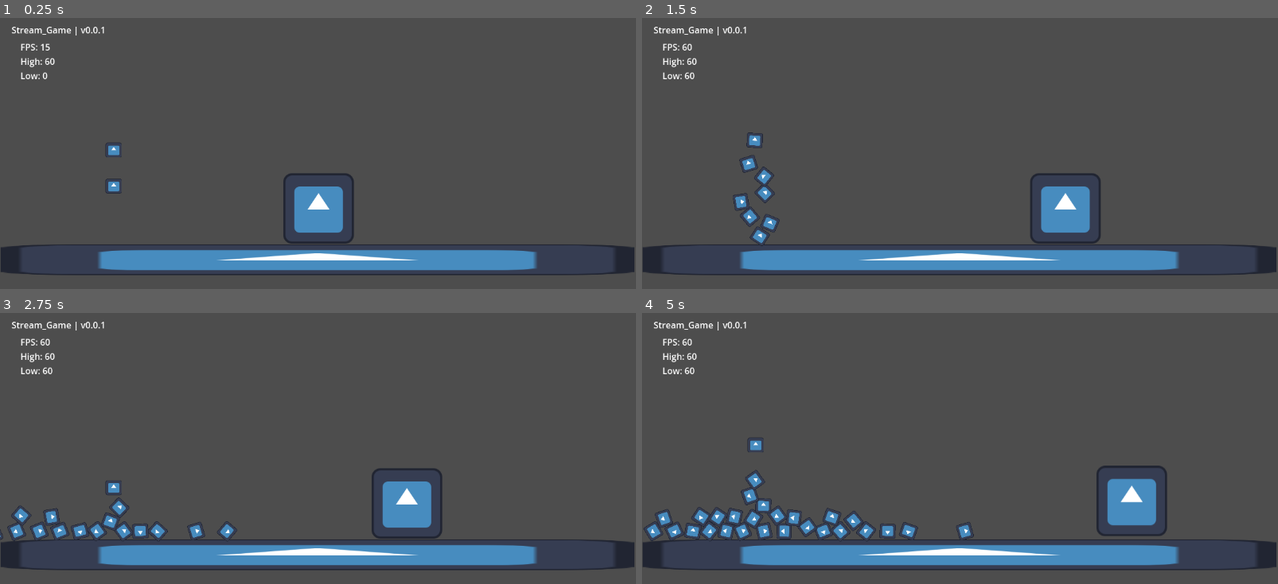
Above: before the commit, frames 1-4 (two rows, left to right).
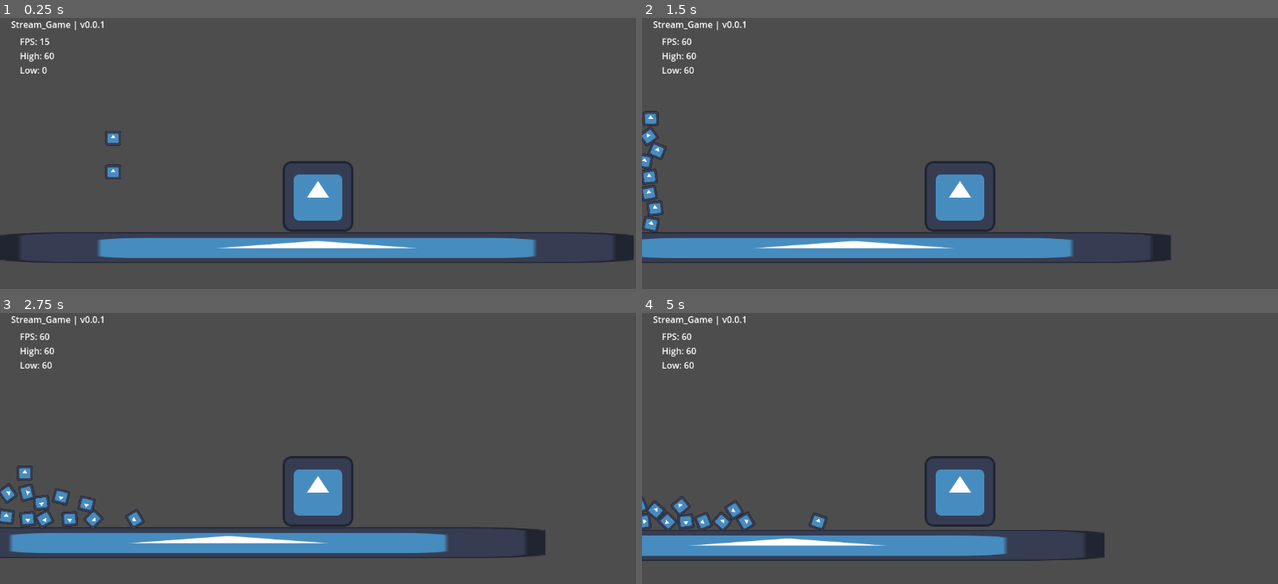
Above: after the commit, the same moments.

Repository: Schweem/CycleTwo
Game: Godot game, scene res://scenes/world_test.tscn
The game is run twice, just before and just after one commit, with the same random seed, the same clock (stepped at 60 frames per second) and the same inputs. The engine's default icon, where the game draws it, is replaced by a stand-in: a white triangle on a blue panel in a dark square.
Inputs:
- Up to frame 1 (0.25 s): no input
- Up to frame 2 (1.5 s): tap Enter at 0.5 s; hold Right (right) from 0.53 s (still down); tap Space (jump) at 0.77 s
- Up to frame 3 (2.75 s): tap Space (jump) at 1.52 s; release Right (right) at 2.03 s; hold Left (left) from 2.03 s (still down)
- Up to frame 4 (5 s): release Left (left) at 2.78 s; hold Right (right) 2.78-4.28 s; tap Space (jump) at 3.02, 3.77, 4.52 s; hold Left (left) from 4.28 s (still down)

The runs differ from the first frame. In frame 1, 11% of the frame differs, in the area x 0-100%, y 1-96%; in frame 2, 14%; in frame 3, 15%; in frame 4, 15%.

Commit message:
Project structure cleanup. F1 debug menu toggle

Diff:
--- a/prefabs/bomb.tscn
+++ b/prefabs/bomb.tscn
@@ -6,6 +6,8 @@
 radius = 15.0
 
 [node name="RigidBody2D" type="RigidBody2D"]
+mass = 0.06
+gravity_scale = 0.39
 
 [node name="CollisionShape2D" type="CollisionShape2D" parent="."]
 shape = SubResource("CircleShape2D_i6uhy")
--- a/prefabs/game_manager.tscn
+++ b/prefabs/game_manager.tscn
@@ -1,6 +1,24 @@
-[gd_scene load_steps=2 format=3 uid="uid://db8ps46qixelv"]
+[gd_scene load_steps=4 format=3 uid="uid://db8ps46qixelv"]
 
 [ext_resource type="Script" uid="uid://cwd82l8j57xds" path="res://scripts/debug/pause_controller.gd" id="1_bq1pa"]
+[ext_resource type="Script" uid="uid://ycg76yj27jvh" path="res://scripts/debug/fps_counter.gd" id="2_o8xys"]
+[ext_resource type="Script" uid="uid://d0htw687undpf" path="res://scripts/debug/frame_stamp.gd" id="3_yh24s"]
 
 [node name="gameManager" type="Node2D"]
 script = ExtResource("1_bq1pa")
+
+[node name="fpsCounter" type="Label" parent="."]
+z_index = 5
+offset_left = 37.0
+offset_top = 41.0
+offset_right = 141.0
+offset_bottom = 99.0
+script = ExtResource("2_o8xys")
+
+[node name="stampFrames" type="Label" parent="."]
+z_index = 5
+offset_left = 21.0
+offset_top = 10.0
+offset_right = 61.0
+offset_bottom = 33.0
+script = ExtResource("3_yh24s")
--- a/prefabs/player_character.tscn
+++ b/prefabs/player_character.tscn
@@ -9,6 +9,8 @@
 [node name="playerCharacter" type="CharacterBody2D"]
 script = ExtResource("1_6r27q")
 
+[node name="Camera2D" type="Camera2D" parent="."]
+
 [node name="boxCollider" type="CollisionShape2D" parent="."]
 position = Vector2(-0.5, -0.5)
 shape = SubResource("RectangleShape2D_puv4i")
--- a/scenes/world_test.tscn
+++ b/scenes/world_test.tscn
@@ -1,10 +1,8 @@
-[gd_scene load_steps=9 format=3 uid="uid://ju1molnkfi56"]
+[gd_scene load_steps=7 format=3 uid="uid://ju1molnkfi56"]
 
 [ext_resource type="PackedScene" uid="uid://btppsxypre06b" path="res://prefabs/player_character.tscn" id="1_7mhm3"]
 [ext_resource type="Texture2D" uid="uid://cg2qnh6h001o3" path="res://assets/icon.svg" id="2_puv4i"]
-[ext_resource type="Script" uid="uid://ycg76yj27jvh" path="res://scripts/debug/fps_counter.gd" id="3_1moov"]
 [ext_resource type="PackedScene" uid="uid://db8ps46qixelv" path="res://prefabs/game_manager.tscn" id="4_63fu1"]
-[ext_resource type="Script" uid="uid://d0htw687undpf" path="res://scripts/debug/frame_stamp.gd" id="5_ob026"]
 [ext_resource type="Script" uid="uid://dlhgof7ydc8g1" path="res://scripts/toolbox/cannon.gd" id="8_4bo10"]
 [ext_resource type="PackedScene" uid="uid://sn5nscso06qe" path="res://prefabs/bomb.tscn" id="9_d357a"]
 
@@ -16,6 +14,17 @@
 [node name="playerCharacter" parent="." instance=ExtResource("1_7mhm3")]
 position = Vector2(577, 334)
 
+[node name="gameManager" parent="playerCharacter" instance=ExtResource("4_63fu1")]
+position = Vector2(-577, -334)
+
+[node name="cannon" type="Node2D" parent="."]
+position = Vector2(206, 240)
+script = ExtResource("8_4bo10")
+projectile_scene = ExtResource("9_d357a")
+launch_force = 600.0
+min_delay = 0.1
+max_delay = 0.2
+
 [node name="testFloor" type="Sprite2D" parent="."]
 position = Vector2(575, 439)
 scale = Vector2(8.96875, 0.4375)
@@ -26,29 +35,3 @@
 [node name="CollisionShape2D" type="CollisionShape2D" parent="testFloor/Area2D"]
 position = Vector2(0.0962553, 5.71429)
 shape = SubResource("RectangleShape2D_1moov")
-
-[node name="gameManager" parent="." instance=ExtResource("4_63fu1")]
-
-[node name="fpsCounter" type="Label" parent="gameManager"]
-z_index = 5
-offset_left = 37.0
-offset_top = 41.0
-offset_right = 141.0
-offset_bottom = 99.0
-script = ExtResource("3_1moov")
-
-[node name="stampFrames" type="Label" parent="gameManager"]
-z_index = 5
-offset_left = 21.0
-offset_top = 10.0
-offset_right = 61.0
-offset_bottom = 33.0
-script = ExtResource("5_ob026")
-
-[node name="cannon" type="Node2D" parent="."]
-position = Vector2(206, 240)
-script = ExtResource("8_4bo10")
-projectile_scene = ExtResource("9_d357a")
-launch_force = 600.0
-min_delay = 0.1
-max_delay = 0.2
--- a/scripts/debug/pause_controller.gd
+++ b/scripts/debug/pause_controller.gd
@@ -2,12 +2,23 @@
 
 extends Node
 
+var children : Array = []
+
 func _ready() -> void:
-    process_mode = Node.PROCESS_MODE_ALWAYS
+	# Store children (labels) in array
+	children = get_children()
+
+	process_mode = Node.PROCESS_MODE_ALWAYS
 
 func _input(event: InputEvent) -> void:
-    if event is InputEventKey:
-        if event.keycode == KEY_F2 and event.pressed and not event.echo:
-            get_tree().paused = not get_tree().paused
-            get_viewport().set_input_as_handled()
-            print("pause")
+	if event is InputEventKey:
+		# Toggle Debug Menu
+		if event.keycode == KEY_F1 and event.pressed and not event.echo:
+			for child in children:
+				child.visible = !child.visible
+
+		# Handle game pause
+		if event.keycode == KEY_F2 and event.pressed and not event.echo:
+			get_tree().paused = not get_tree().paused
+			get_viewport().set_input_as_handled()
+			print("pause")
